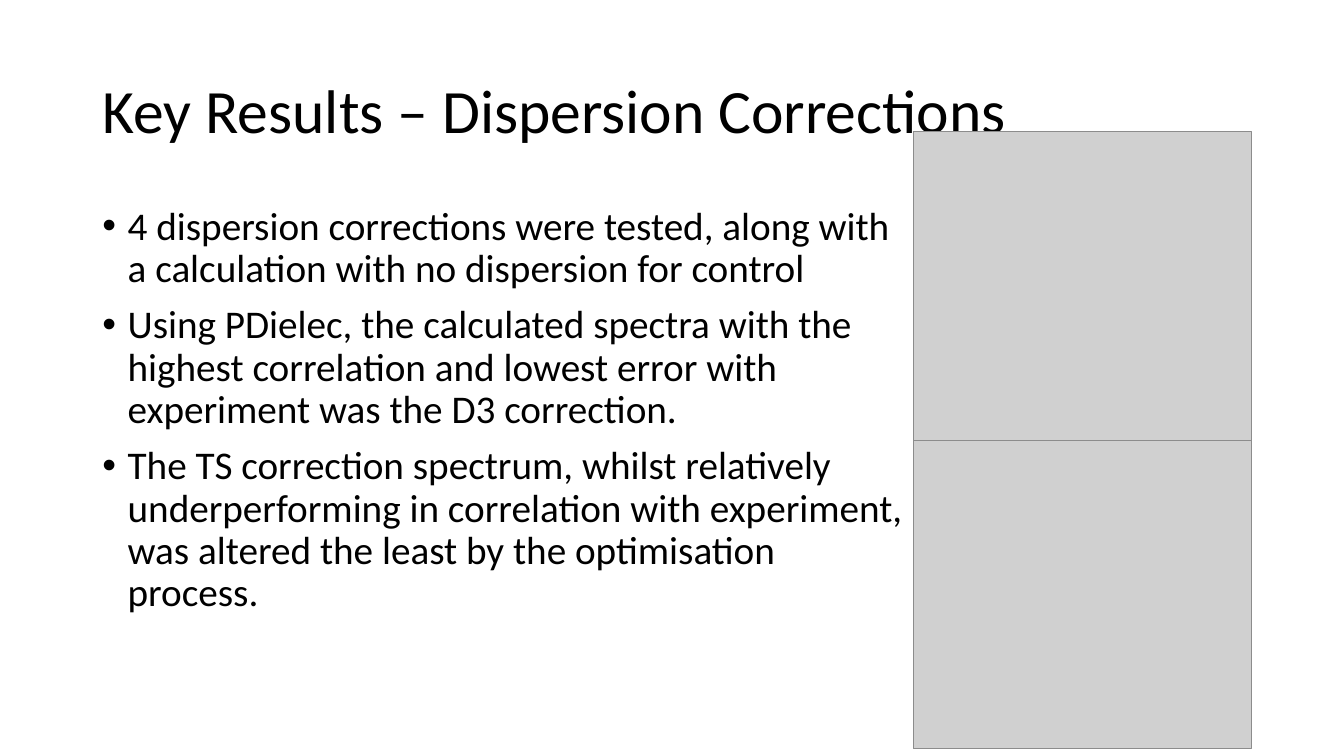
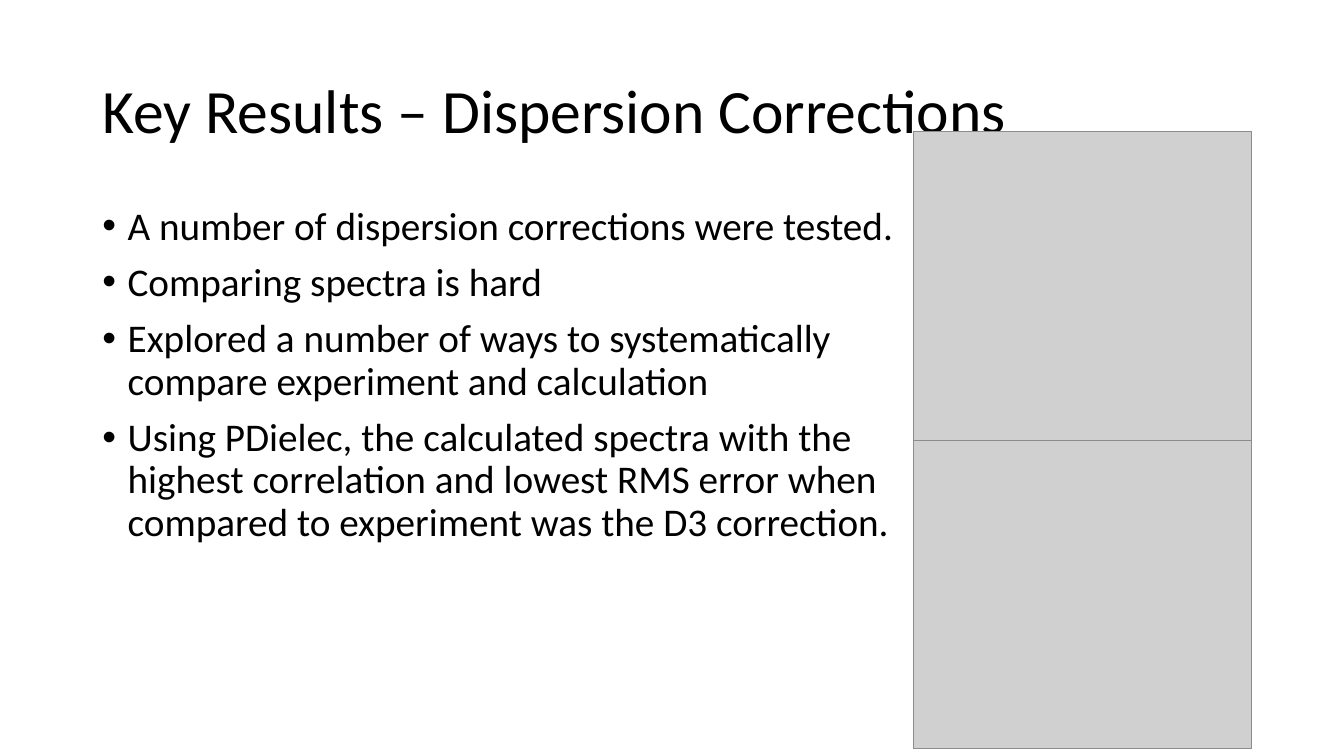
Before and after one commit to CalumTowler/Final-PhD-Files, a slide deck: slide 7 of VIVA_Presentation.pptx. Drawn at 1344x756 pixels with LibreOffice and Linux fonts; fonts in the diff are those of the drawing; grey boxes stand for pictures. Boxes give left, top, right and bottom in pixels: in the first picture for what was removed or moved away, otherwise in the second. Text is boxed around its words. In the diff, an @@ line names an element or a change of style, - is before the commit and + after.

Commit message:
presentation corrections

```diff
--- a/VIVA_Presentation.pptx
+++ b/VIVA_Presentation.pptx
@@ text at (x1=128, y1=212, x2=893, y2=543): text changed @@
-• 4 dispersion corrections were tested, along with a calculation with no dispersion for control
-• Using PDielec, the calculated spectra with the highest correlation and lowest error with experiment was the D3 correction.
-• The TS correction spectrum, whilst relatively underperforming in correlation with experiment, was altered the least by the optimisation process.
+• A number of dispersion corrections were tested.
+• Comparing spectra is hard
+• Explored a number of ways to systematically compare experiment and calculation
+• Using PDielec, the calculated spectra with the highest correlation and lowest RMS error when compared to experiment was the D3 correction.
```
Also in this commit, not shown: 5 other slides changed, 2 slides added.
